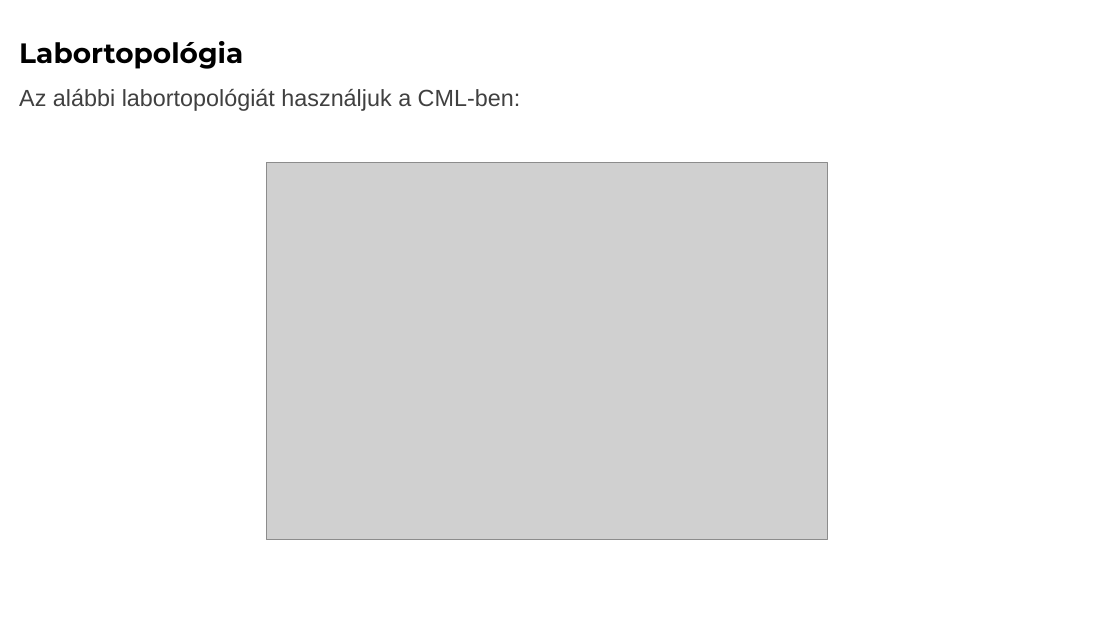
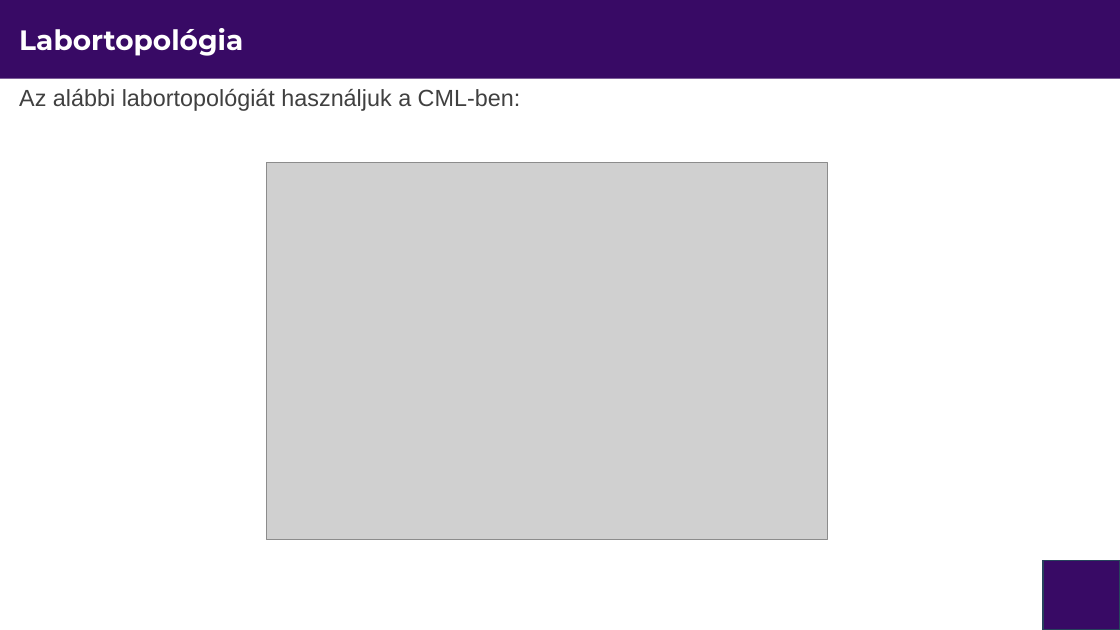
Before and after one commit to itmp-hu/itmp-halozatok-programozasa, a slide deck: slide 12 of module-3/Hálózatprogramozás és automatizáció-3.pptx (slide 11 before the commit). Drawn at 1120x630 pixels with LibreOffice and Linux fonts; fonts in the diff are those of the drawing; grey boxes stand for pictures; background and template pictures are left out. Boxes give left, top, right and bottom in pixels: in the first picture for what was removed or moved away, otherwise in the second. Text is boxed around its words. In the diff, an @@ line names an element or a change of style, - is before the commit and + after.

```diff
--- a/module-3/Hálózatprogramozás és automatizáció-3.pptx
+++ b/module-3/Hálózatprogramozás és automatizáció-3.pptx
@@ rectangle added at (x1=0, y1=0, x2=1120, y2=79), fill #380A65 @@
@@ title "Labortopológia" moved from (x1=19, y1=41, x2=243, y2=69) to (x1=19, y1=28, x2=243, y2=56) @@
@@ title "Labortopológia" at (x1=19, y1=28, x2=243, y2=56): text colour #000000 to #FFFFFF @@
@@ rounded rectangle added at (x1=1044, y1=560, x2=1120, y2=630), fill #380A65, outline #28445D 1 pt @@
```
Also in this commit, not shown: 33 other slides changed, 1 slide added, 2 other files.
